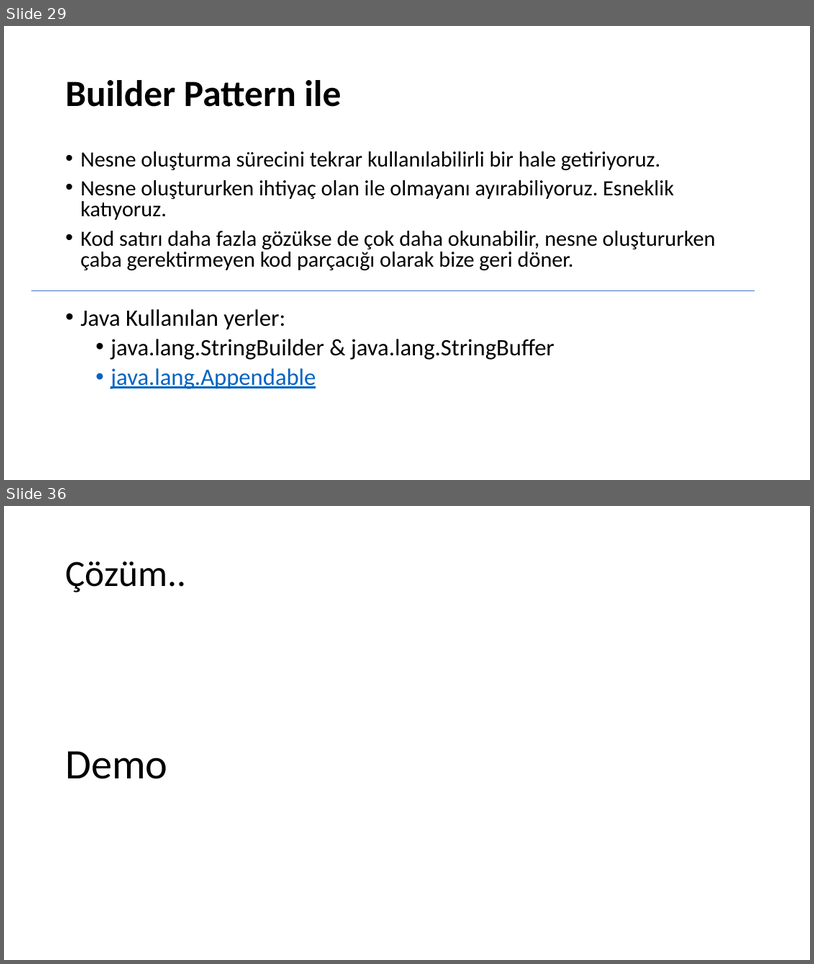
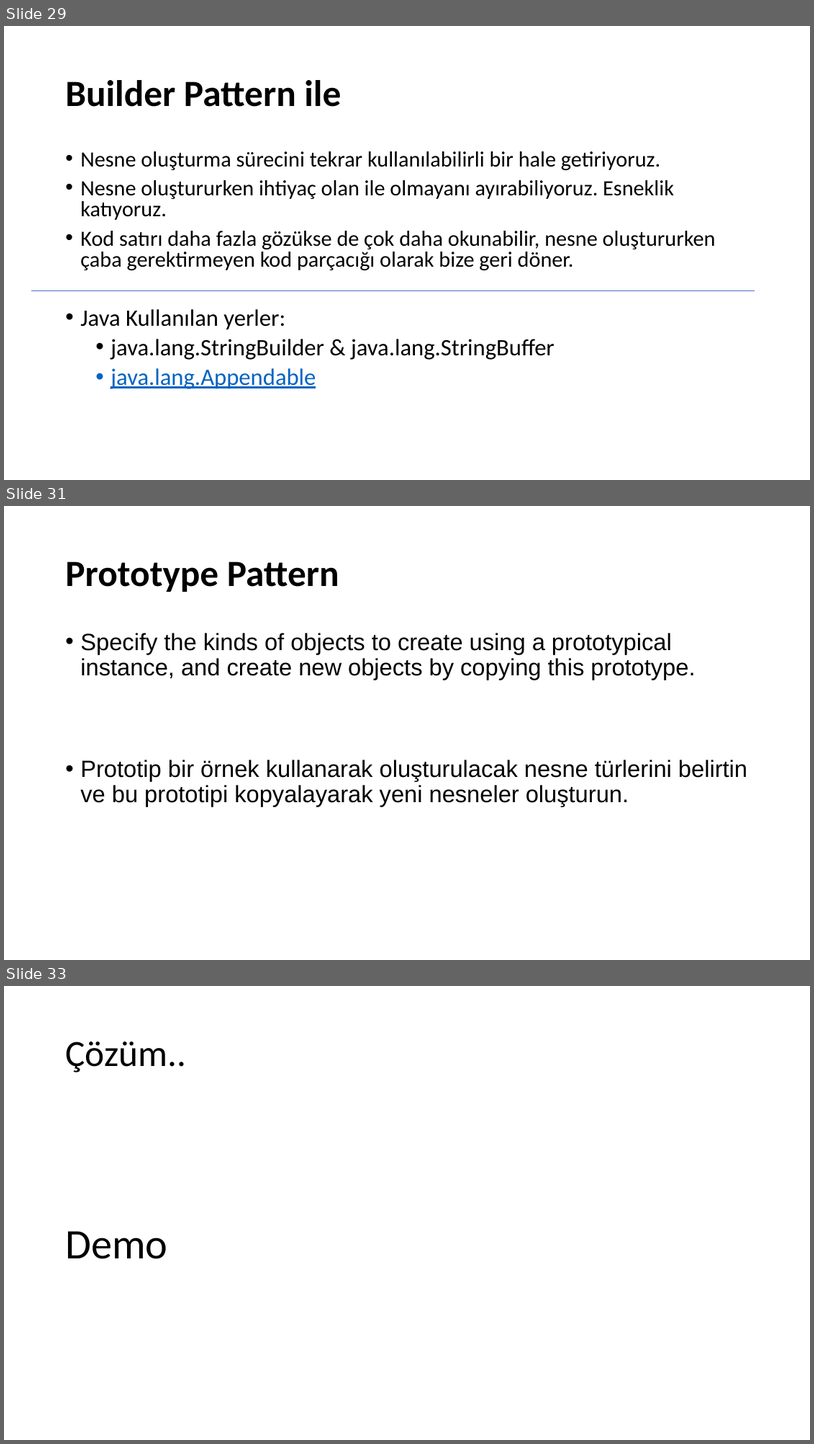
Before and after one commit to umiitkose/DesignPattern-Umiitkose, a slide deck: Tasarımdesenleri.pptx. Shown one above the other, each under a label of ours: slides 29 and 36 before the commit, slides 29, 31 and 33 after it; the slides between them are not shown. The pictures are 814x964 and 814x1444 pixels, drawn with LibreOffice and Linux fonts; fonts in the diff are those of the drawing. Boxes give left, top, right and bottom in pixels: in the first picture for what was removed or moved away, otherwise in the second. Text is boxed around its words. In the diff, an @@ line names an element or a change of style, - is before the commit and + after.

```diff
--- a/Tasarımdesenleri.pptx
+++ b/Tasarımdesenleri.pptx
@@ slide 31 added at (4,506,810,960), background #FFFFFF @@
@@ title added at (65,561,340,592), 44 pt, text #000000, bold @@
+Prototype Pattern
@@ text added at (80,633,748,806), 28 pt, text #000000 @@
+• Specify the kinds of objects to create using a prototypical instance, and create new objects by copying this prototype.
+• Prototip bir örnek kullanarak oluşturulacak nesne türlerini belirtin ve bu prototipi kopyalayarak yeni nesneler oluşturun.
@@ what was slide 36 is now slide 33 @@
```
Also in this commit, not shown: 6 slides changed, 27 other slides added, 2 slides removed.
